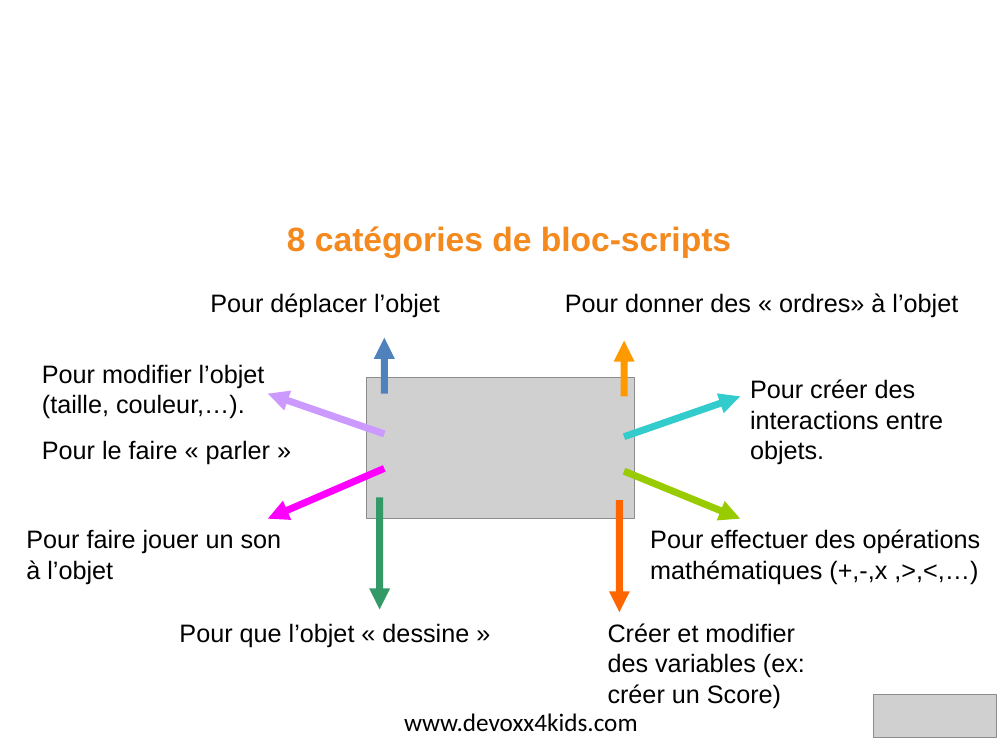
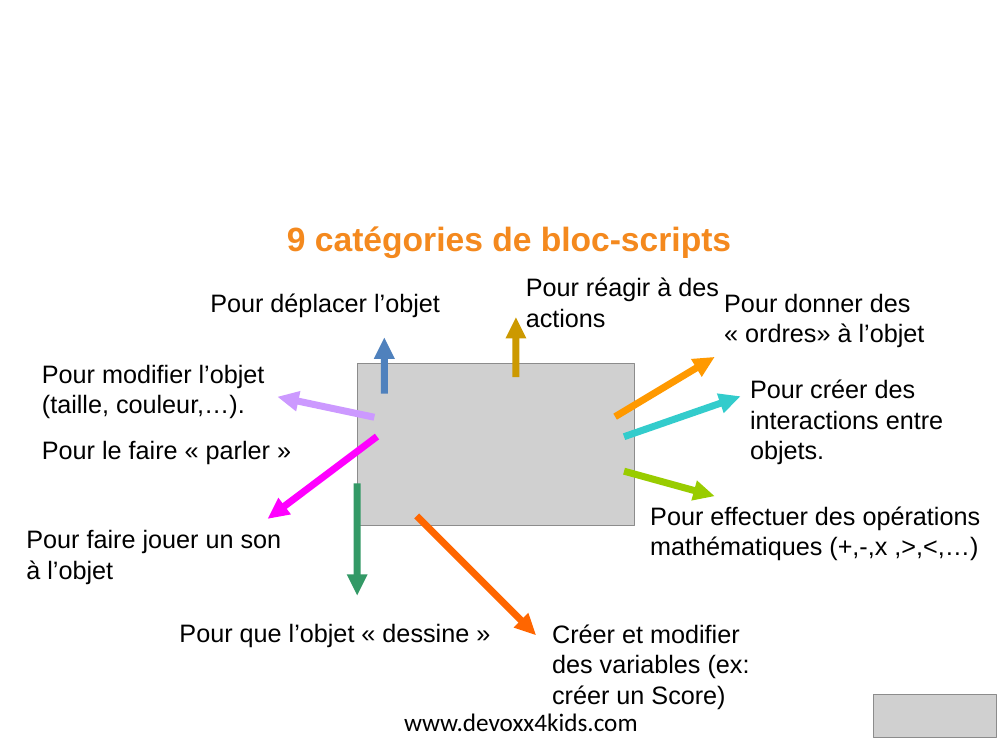
Before and after one commit to devoxx4kids/materials, a slide deck: slide 10 of workshops/scratch/fr/D4K-BE-2013-Scratch-Intro-FR.odp. Drawn at 1008x756 pixels with LibreOffice and Linux fonts; fonts in the diff are those of the drawing; grey boxes stand for pictures; background and template pictures are left out. Boxes give left, top, right and bottom in pixels: in the first picture for what was removed or moved away, otherwise in the second. Text is boxed around its words. In the diff, an @@ line names an element or a change of style, - is before the commit and + after.

Commit message:
Update Scratch intro with Scratch 2.0 screenshots [FR]
The UI changed a bit, so I've updated the screenshots

```diff
--- a/workshops/scratch/fr/D4K-BE-2013-Scratch-Intro-FR.odp
+++ b/workshops/scratch/fr/D4K-BE-2013-Scratch-Intro-FR.odp
@@ text at [287, 226, 731, 258]: text changed @@
-8 catégories de bloc-scripts
+9 catégories de bloc-scripts
@@ text added at [526, 277, 719, 328], 18 pt, text #000000 @@
+Pour réagir à des actions
@@ text "Pour donner des « ordres» ..." rewrapped from [565, 293, 958, 318] to [724, 293, 925, 348] @@
@@ arrow added from (516, 377) to (516, 318), #CC9900 4.99 pt @@
@@ arrow moved from (624, 396) - (624, 341) to (615, 416) - (715, 357) @@
@@ picture: place and size @@
-picture at [366, 377, 635, 518]
+picture at [357, 364, 635, 526]
@@ arrow moved from (384, 433) - (268, 394) to (374, 417) - (278, 397) @@
@@ arrow moved from (384, 469) - (268, 518) to (377, 436) - (268, 518) @@
@@ arrow moved from (624, 471) - (740, 518) to (624, 471) - (715, 496) @@
@@ arrow moved from (380, 498) - (380, 610) to (357, 483) - (357, 596) @@
@@ text "Pour effectuer des opérations mathématiques ...": place and size @@
-text "Pour effectuer des opérations mathématiques ..." at [650, 529, 981, 584]
+text "Pour effectuer des opérations mathématiques ..." at [650, 506, 981, 561]
@@ arrow moved from (619, 500) - (619, 612) to (416, 516) - (535, 635) @@
@@ text "Créer et modifier des variables ...": place and size @@
-text "Créer et modifier des variables ..." at [608, 623, 805, 708]
+text "Créer et modifier des variables ..." at [552, 624, 750, 709]
```
Also in this commit, not shown: 8 other slides changed.
